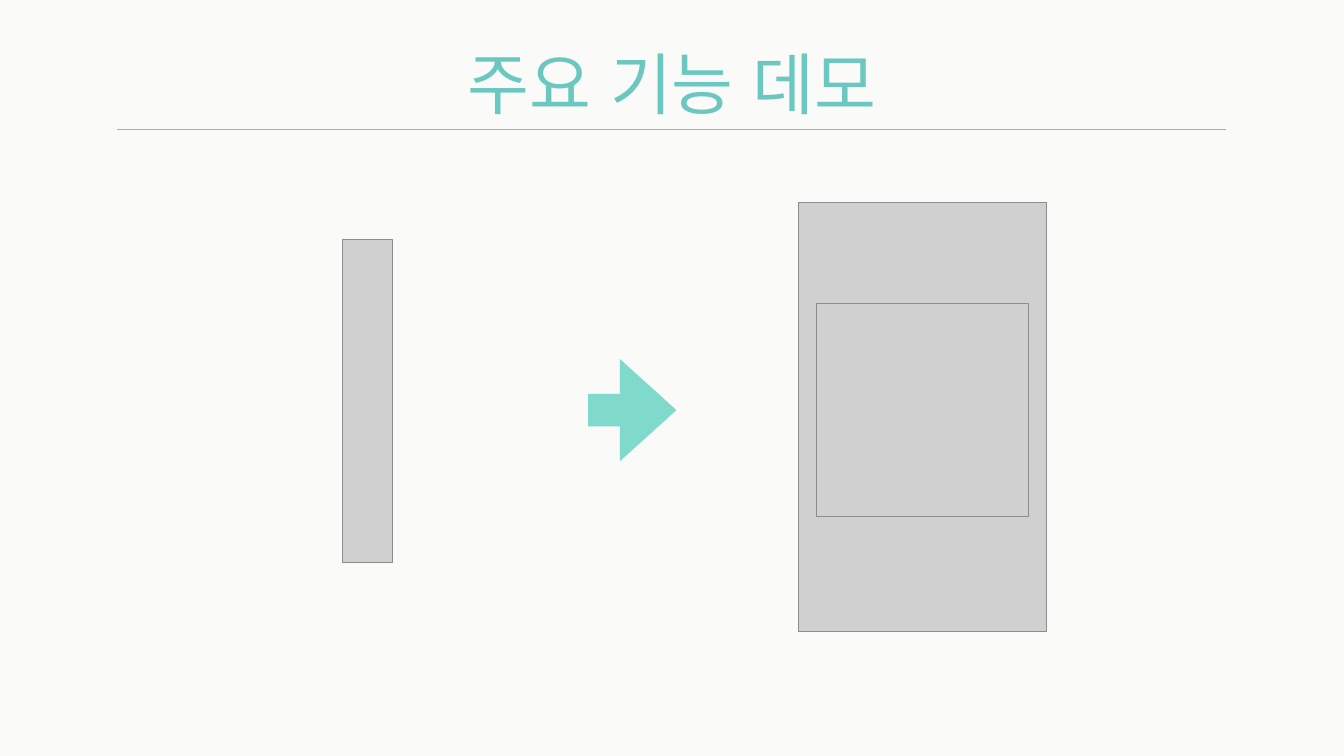
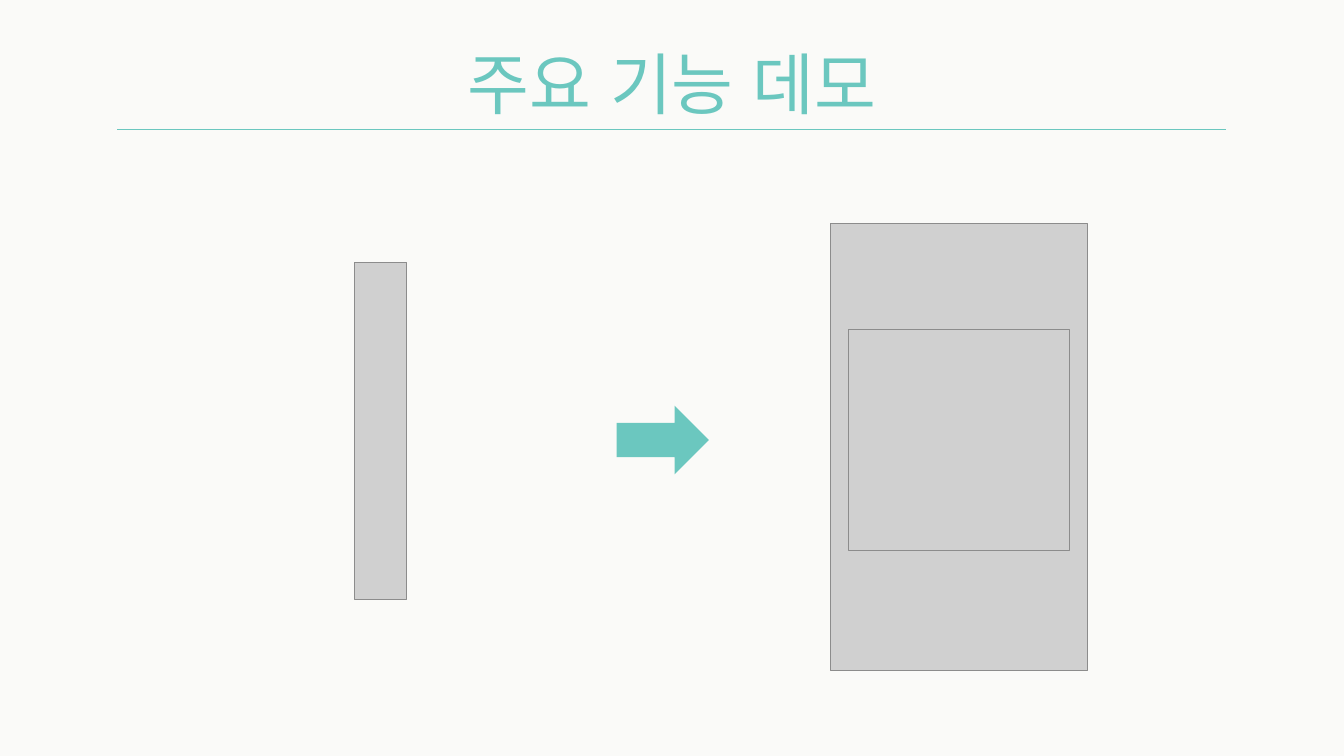
Before and after one commit to Team-Achi/Docs, a slide deck: slide 17 of PPT/캡스톤디자인_14주차_최종데모_5조.pptx (slide 19 before the commit). Drawn at 1344x756 pixels with LibreOffice and Linux fonts; fonts in the diff are those of the drawing; grey boxes stand for pictures. Boxes give left, top, right and bottom in pixels: in the first picture for what was removed or moved away, otherwise in the second. Text is boxed around its words. In the diff, an @@ line names an element or a change of style, - is before the commit and + after.

```diff
--- a/PPT/캡스톤디자인_14주차_최종데모_5조.pptx
+++ b/PPT/캡스톤디자인_14주차_최종데모_5조.pptx
@@ picture: place and size @@
-picture at <box>799,203,1046,631</box>
+picture at <box>831,224,1089,670</box>
@@ picture: place and size @@
-picture at <box>343,240,393,564</box>
+picture at <box>355,262,407,599</box>
@@ picture: place and size @@
-picture at <box>817,304,1029,517</box>
+picture at <box>849,330,1071,552</box>
@@ right arrow: place and size @@
-right arrow at <box>589,359,677,461</box>
+right arrow at <box>617,405,709,474</box>
@@ right arrow at <box>617,405,709,474</box>: fill #7FDACB to #6BC7BF; proportions changed @@
```
Also in this commit, not shown: 13 other slides changed, 5 slides added, 8 slides removed, 2 other files.
